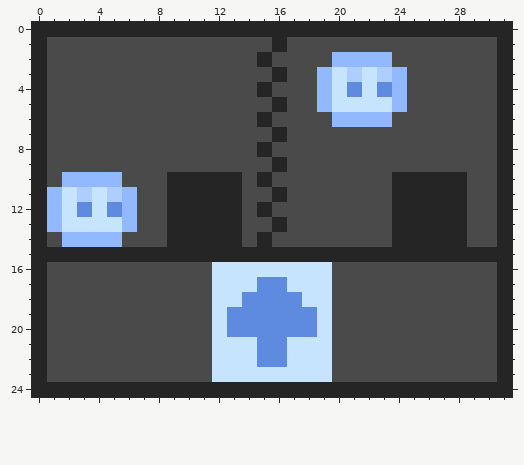
Two versions of one pixel-art file, assets/tutorial_jump.aseprite. The first picture shows the starting point.
32x25 pixels, 1 frame.
And afterwards:
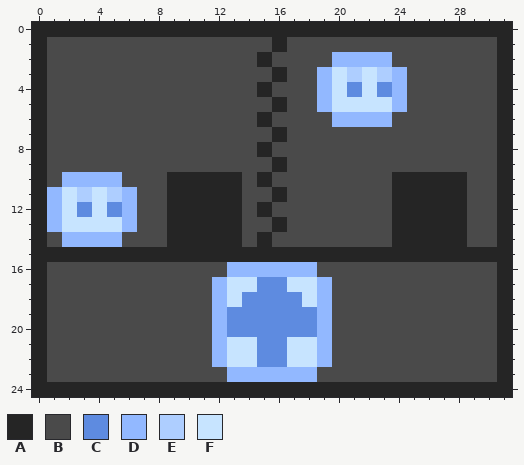
Palette (. is transparent): A #252525  B #4a4a4a  C #5e8be0  D #92b8ff  E #aeceff  F #c7e4ff
Diff:
Changed rows in their new state; - is an unchanged pixel.
first column x 12:
16 BDDDDDDB
17 D------D
18 D------D
19 D------D
20 D------D
21 D------D
22 D------D
23 BDDDDDDB
Changed places in both pictures, as pixel boxes (x1, y1, x2, y2):
changed: (212, 262, 332, 382)
